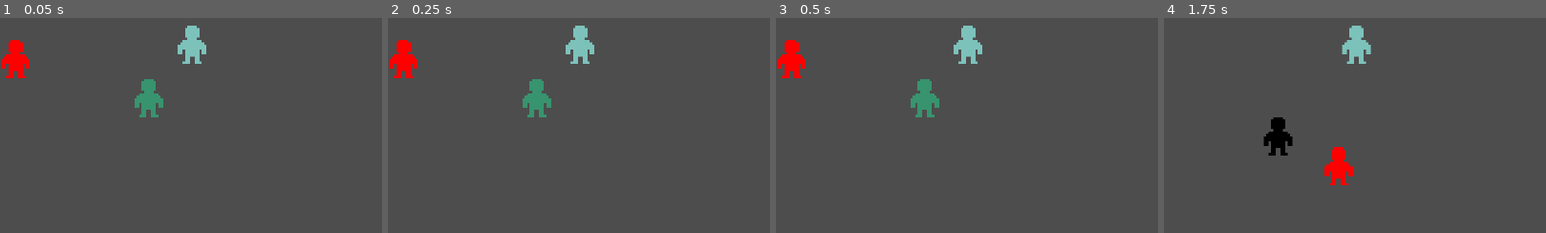
Above: before the commit, frames 1-4 (left to right).
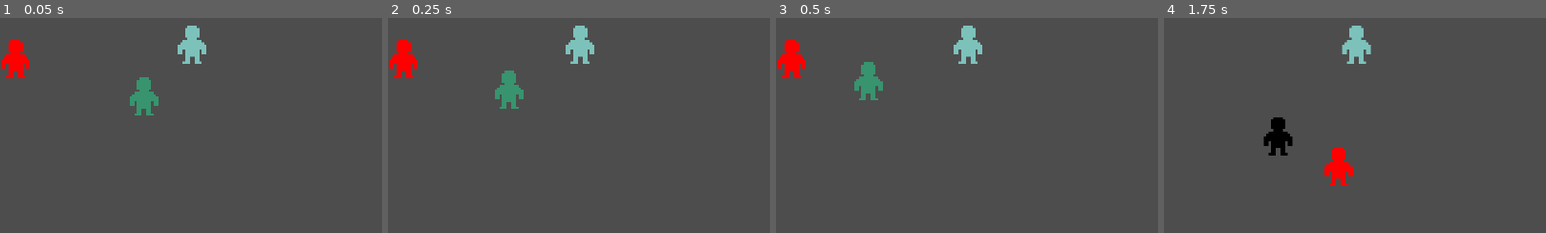
Above: after the commit, the same moments.

Repository: Marcelo02/DLTAction
Game: Godot game, scene res://Scenes/Game/game.tscn
Two runs of this game, one before a commit and one after it. Both use one fixed random seed, a clock stepped at 60 frames per second and the inputs below. The project has no main scene, so this scene is started directly.
Inputs (mouse positions are % of the whole screen's width and height, from its top left):
- Up to frame 1 (0.05 s): no input
- Up to frame 2 (0.25 s): no input
- Up to frame 3 (0.5 s): no input
- Up to frame 4 (1.75 s): move the mouse to (72, 45) at 0.52 s; hold D (game_right) 0.53-1.28 s; click (72, 45) at 0.6 s; move the mouse to (30, 55) at 1.27 s; hold S (game_down) from 1.28 s (still down); right-click (30, 55) at 1.35 s
The pictures show only the part of the screen within x 32-82%, y 34-84%; the shares and areas given below are measured in that part.

The runs differ from the first frame. In frame 1, 0.6% of the frame differs, in the area x 34-43%, y 27-47%; in frame 2, 1.6%; in frame 3, 1.6%, in the area x 20-43%, y 20-47%; in frame 4, nothing differs.

Commit message:
IA do zumbi funcional

Diff:
--- a/Scripts/Enemy.gd
+++ b/Scripts/Enemy.gd
@@ -1,2 +1,4 @@
 class_name EnemyChar
 extends BaseChar
+
+@onready var Players_Group = get_tree().get_nodes_in_group("Players")
--- a/Scripts/Fighter.gd
+++ b/Scripts/Fighter.gd
@@ -13,7 +13,7 @@
 
 	set_MS(400.0)#Setta a MS do player como a MS Inicial
 	set_baseMS(400.0) #Setta a MS Base do player
-
+	set_Aggro(10)
 	set_damage(5)
 
 	pass # Replace with function body.
--- a/Scripts/Zombie.gd
+++ b/Scripts/Zombie.gd
@@ -1,15 +1,33 @@
 class_name Zombie
 extends EnemyChar
 
+var alvo
 
 # Called when the node enters the scene tree for the first time.
 func _ready():
 	set_maxHP(20)
 	set_HP(get_maxHP())
+	set_baseMS(100)
+	set_MS(get_baseMS())
 	pass # Replace with function body.
 
 
 # Called every frame. 'delta' is the elapsed time since the previous frame.
 func _process(delta):
+	DefinirAggro()
+	Mover()
+	pass
+
+func DefinirAggro():
+	var maiorAggro = 0
+	for Player in Players_Group:
+		if Player.get_Aggro() > maiorAggro:
+			alvo = Player
+	#print(alvo.name)
+	pass
+
+func Mover():
+	var posicaoAlvo = alvo.position
+	var normalizado = (posicaoAlvo - position).normalized()
+	velocity = get_MS() * normalizado
 	move_and_slide()
-	pass
